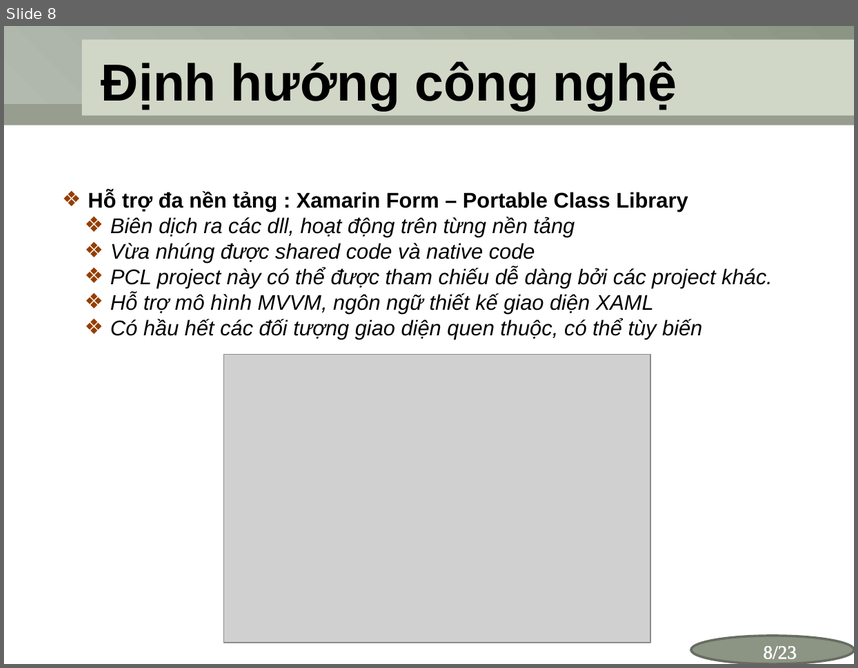
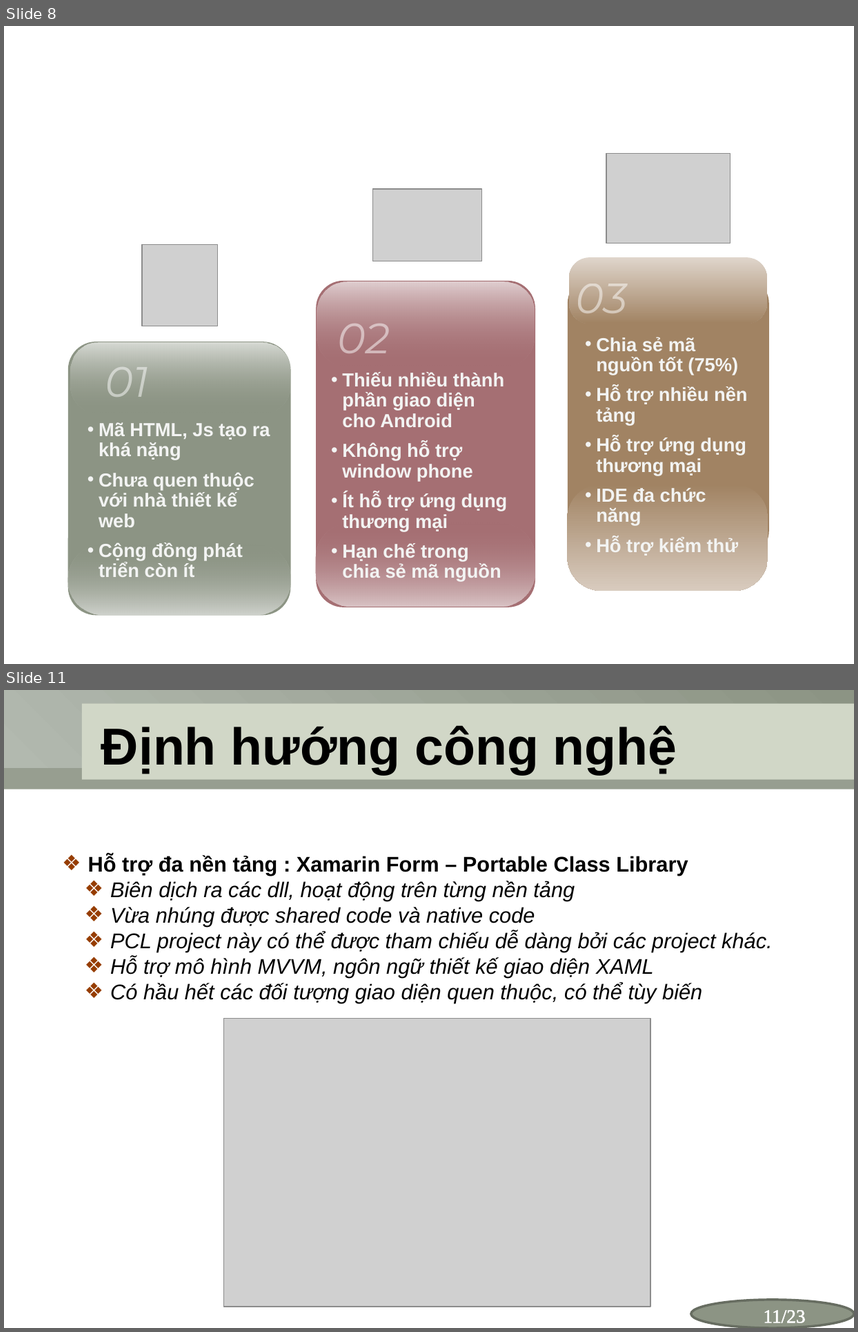
Before and after one commit to ngocvung90/ELearningThesis, a slide deck: Phung Ngoc Vung_ slide thesis.pptx. Shown one above the other, each under a label of ours: slide 8 before the commit, slides 8 and 11 after it; the slides between them are not shown. The pictures are 858x668 and 858x1332 pixels, drawn with LibreOffice and Linux fonts; fonts in the diff are those of the drawing; grey boxes stand for pictures; background and template pictures are left out. Boxes give left, top, right and bottom in pixels: in the first picture for what was removed or moved away, otherwise in the second. Text is boxed around its words. In the diff, an @@ line names an element or a change of style, - is before the commit and + after.

```diff
--- a/Phung Ngoc Vung_ slide thesis.pptx
+++ b/Phung Ngoc Vung_ slide thesis.pptx
@@ slide 8 added at (4,26,854,664), background #FFFFFF @@
@@ group added at (568,154,769,590): 3 rounded rectangles, 2 texts, 1 picture @@
+• Chia sẻ mã nguồn tốt (75%)
+• Hỗ trợ nhiều nền tảng
+• Hỗ trợ ứng dụng thương mại
+• IDE đa chức năng
+• Hỗ trợ kiểm thử
+03
@@ group added at (316,190,535,606): 3 rounded rectangles, 2 texts, 1 picture @@
+• Thiếu nhiều thành phần giao diện cho Android
+• Không hỗ trợ window phone
+• Ít hỗ trợ ứng dụng thương mại
+• Hạn chế trong chia sẻ mã nguồn
+02
@@ group added at (67,245,290,615): 3 rounded rectangles, 2 texts, 1 picture @@
+• Mã HTML, Js tạo ra khá nặng
+• Chưa quen thuộc với nhà thiết kế web
+• Cộng đồng phát triển còn ít
+01
@@ what was slide 8 is now slide 11 @@
@@ page number at (763,1310,805,1323): text changed @@
-8/23
+11/23
```
Also in this commit, not shown: 2 other slides added, 4 other files.
